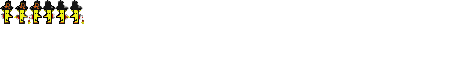
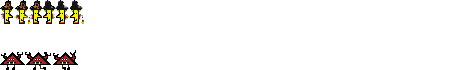
The second (450, 70) image is a revision of the first. Changes to its layers:
painted on "spriteSheet.png" over (x1=0, y1=50, x2=78, y2=70)
